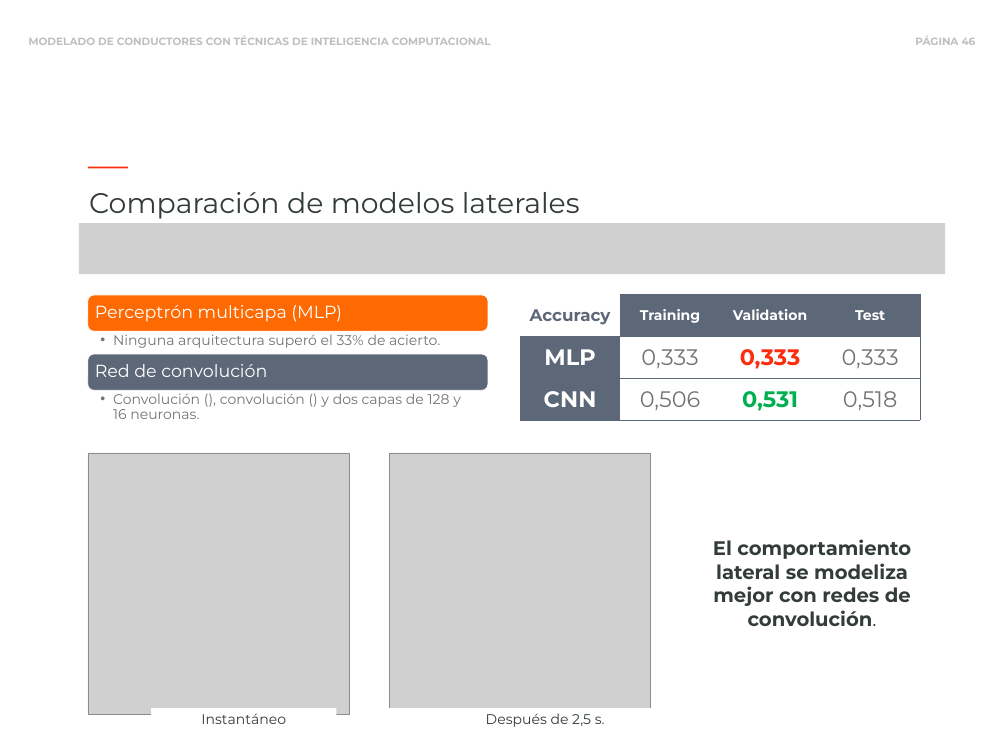
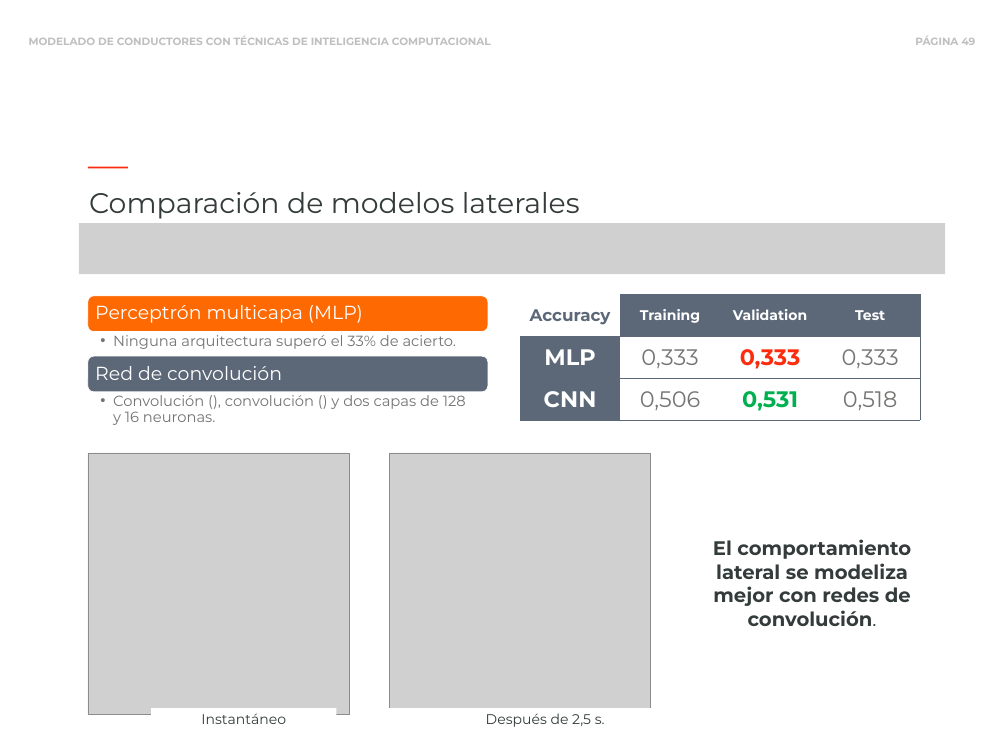
Before and after one commit to blazaid/PhD-Alberto, a slide deck: slide 49 of slides/phd-slides.pptx (slide 46 before the commit). Drawn at 1008x756 pixels with LibreOffice and Linux fonts; fonts in the diff are those of the drawing; grey boxes stand for pictures. Boxes give left, top, right and bottom in pixels: in the first picture for what was removed or moved away, otherwise in the second. Text is boxed around its words. In the diff, an @@ line names an element or a change of style, - is before the commit and + after.

```diff
--- a/slides/phd-slides.pptx
+++ b/slides/phd-slides.pptx
@@ text "Perceptrón multicapa (MLP)" at (95, 305, 363, 323): size 25 to 27 pt @@
@@ text "Ninguna arquitectura superó el 33% ..." at (113, 335, 457, 349): size 20 to 21 pt @@
@@ text "Red de convolución" at (95, 366, 282, 380): size 25 to 27 pt @@
@@ text "Convolución (), convolución () y ..." at (113, 395, 466, 425): size 20 to 21 pt @@
```
Also in this commit, not shown: 5 other slides changed, 3 slides added, 1 other file.
